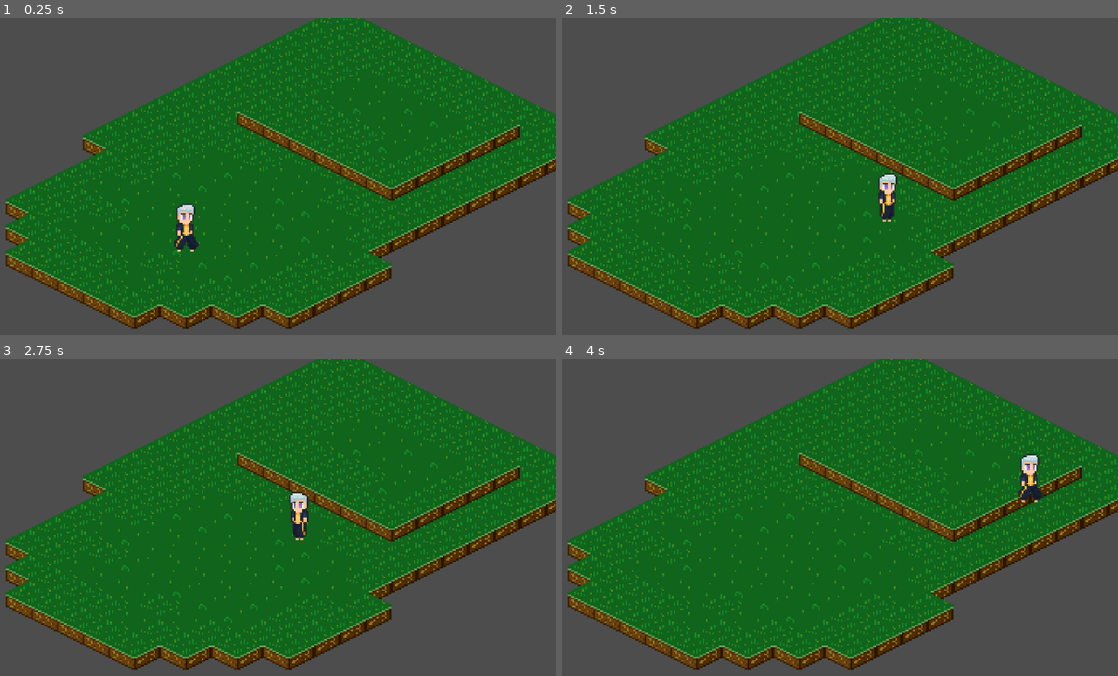
Above: before the commit, frames 1-4 (two rows, left to right).
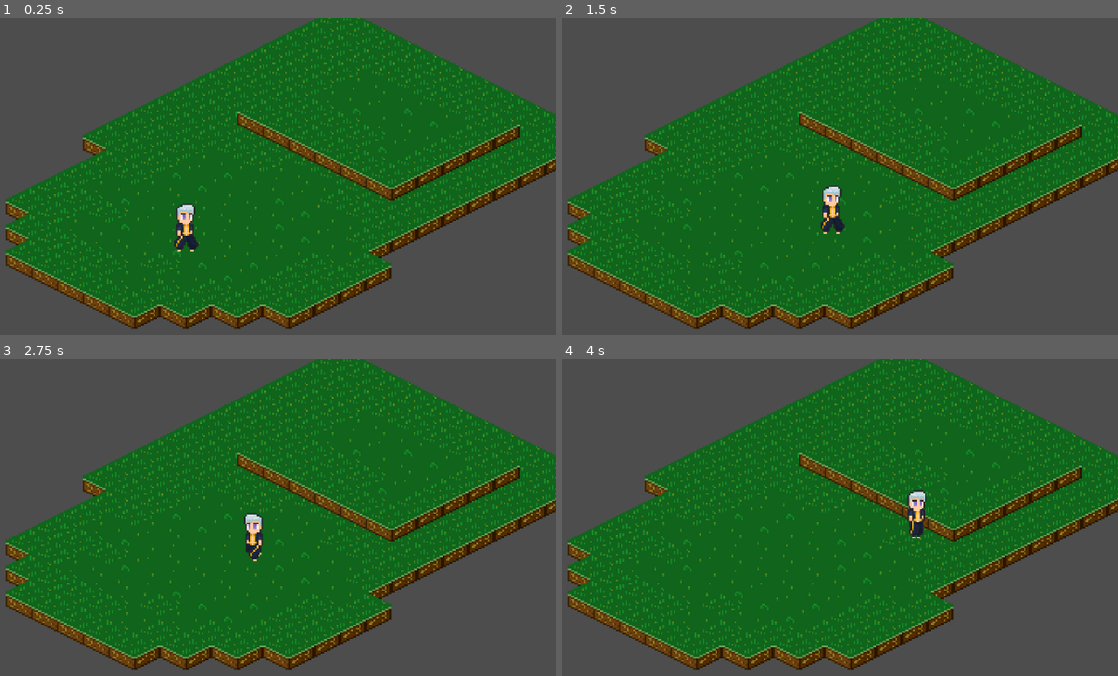
Above: after the commit, the same moments.

Repository: antth-Luca/godot-Celestia
Game: Godot game, scene res://components/levels/world.tscn
Same seed, same stepped clock (60 frames per second), same inputs: the game is played once before the commit and once after it.
Inputs:
- Up to frame 1 (0.25 s): no input
- Up to frame 2 (1.5 s): tap Enter at 0.5 s; hold Right (ui_right) from 0.53 s (still down); tap Up (ui_up) at 0.6, 0.77, 1.07, 1.35 s
- Up to frame 3 (2.75 s): tap Up (ui_up) at 1.52, 1.82, 2.1 s; release Right (ui_right) at 2.03 s; hold Left (ui_left) from 2.03 s (still down)
- Up to frame 4 (4 s): release Left (ui_left) at 2.78 s; hold Right (ui_right) from 2.78 s (still down); tap Up (ui_up) at 2.85, 3.02, 3.32, 3.6, 3.77 s

The runs differ from the first frame. In frame 1, 0.4% of the frame differs, in the area x 1-100%, y 9-83%; in frame 2, 1.3%; in frame 3, 1.2%; in frame 4, 1.3%.

Commit message:
Melhorias em movimentação

Diff:
--- a/game/Celestia/components/actors/player.gd
+++ b/game/Celestia/components/actors/player.gd
@@ -1,6 +1,6 @@
 extends CharacterBody2D
 
-const SPEED = 100.0
+const SPEED = 60.0
 const AIR_FRICTION = 0.5
 
 @export var jump_height := 68  # dobro da altura do personagem + 4
@@ -9,7 +9,7 @@
 var jump_velocity
 var gravity
 var fall_gravity
-var direction
+var direction := Vector2.ZERO
 var is_jumping := false
 var is_hurted := false
 
@@ -30,15 +30,13 @@
 	# TODO
 
 	# Get the input direction and handle the movement/deceleration.
-	direction = Input.get_vector("ui_left", "ui_right", "ui_up", "ui_down")
-	# Normaliza a direção para evitar velocidade maior em diagonais
+	direction = Input.get_vector("ui_left", "ui_right", "ui_up", "ui_down").normalized()
+
 	if direction != Vector2.ZERO:
-		direction = direction.normalized()
-
-	if direction.x != 0:
-		animation.scale.x = sign(direction.x)
-
-	velocity = direction * SPEED
+		velocity = direction * SPEED
+		if direction.x != 0: animation.scale.x = sign(direction.x)
+	else:
+		velocity = velocity.move_toward(Vector2.ZERO, SPEED)
 
 	_set_state()
 	move_and_slide()
--- a/game/Celestia/components/actors/player.tscn
+++ b/game/Celestia/components/actors/player.tscn
@@ -118,7 +118,7 @@
 }],
 "loop": true,
 "name": &"walk",
-"speed": 6.0
+"speed": 5.0
 }]
 
 [sub_resource type="CapsuleShape2D" id="CapsuleShape2D_mjae0"]
--- a/game/Celestia/components/levels/world.tscn
+++ b/game/Celestia/components/levels/world.tscn
@@ -6,12 +6,10 @@
 [node name="World" type="Node2D"]
 
 [node name="TileMapLayer0" type="TileMapLayer" parent="."]
-y_sort_enabled = true
 tile_map_data = PackedByteArray("AAD7//7/AAAAAAEAAAD7////AAAAAAEAAAD7/wAAAAAAAAEAAAD7/wEAAAAAAAEAAAD7/wIAAAAAAAEAAAD8/w …(1968 unchanged characters)…
 tile_set = ExtResource("1_orxru")
 
 [node name="TileMapLayer1" type="TileMapLayer" parent="."]
-y_sort_enabled = true
 tile_map_data = PackedByteArray("AAD9//r/AAAAAAEAAAD+//r/AAAAAAEAAAD///r/AAAAAAEAAAAAAPr/AAAAAAEAAAABAPr/AAAAAAEAAAD8// …(400 unchanged characters)…
 tile_set = ExtResource("1_orxru")
 
